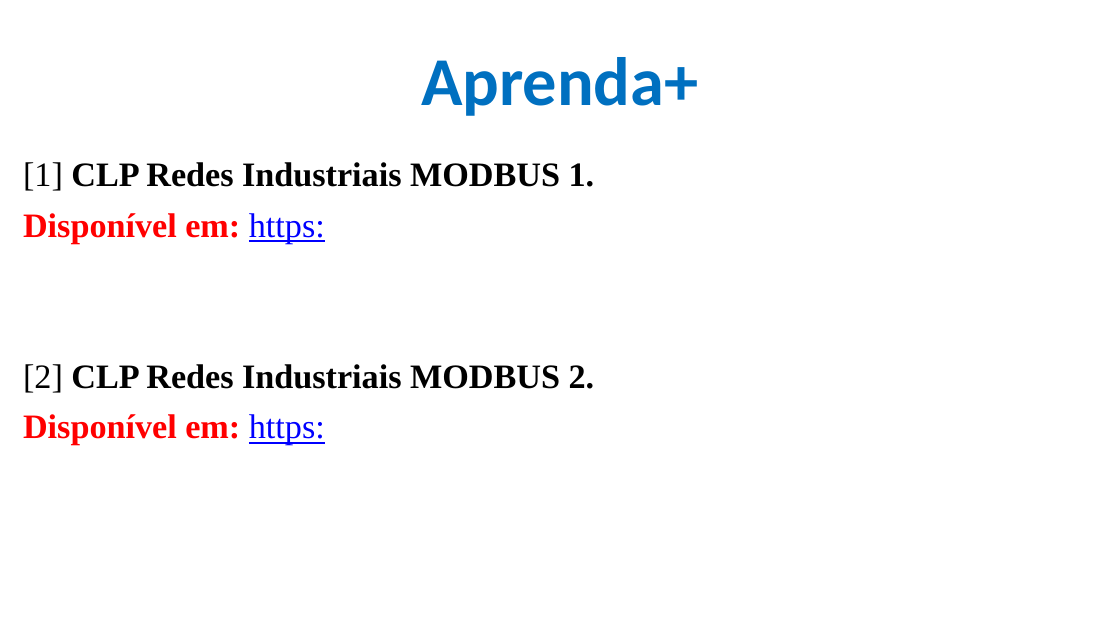
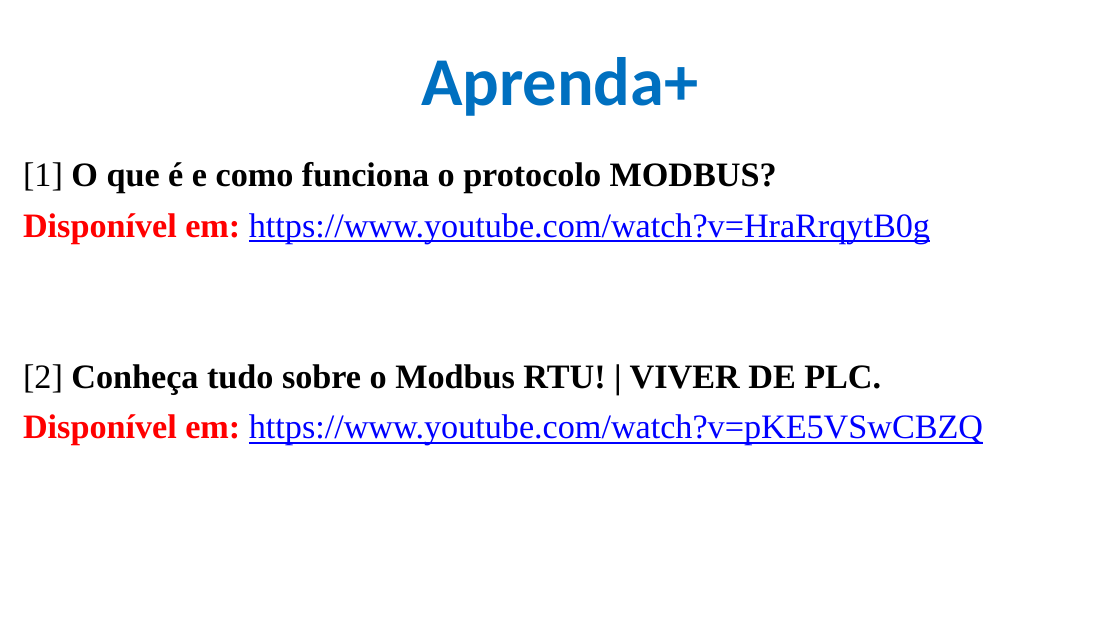
Before and after one commit to CloudEducationBrazil/WydenUniRuyControladoresLogicosProgCLP, a slide deck: slide 29 of 01 Classes/Aula6 - CLP - Redes Industriais MODBUS.pptx. Drawn at 1120x630 pixels with LibreOffice and Linux fonts; fonts in the diff are those of the drawing; background and template pictures are left out. Boxes give left, top, right and bottom in pixels: in the first picture for what was removed or moved away, otherwise in the second. Text is boxed around its words. In the diff, an @@ line names an element or a change of style, - is before the commit and + after.

Commit message:
Disciplina CLP MODBUS - 24Abr2025

```diff
--- a/01 Classes/Aula6 - CLP - Redes Industriais MODBUS.pptx
+++ b/01 Classes/Aula6 - CLP - Redes Industriais MODBUS.pptx
@@ text at (23, 162, 983, 445): text changed; text colour #000000 to #0000FF @@
-[1] CLP Redes Industriais MODBUS 1.
-Disponível em: https:
-[2] CLP Redes Industriais MODBUS 2.
-Disponível em: https:
+[1] O que é e como funciona o protocolo MODBUS?
+Disponível em: https://www.youtube.com/watch?v=HraRrqytB0g
+[2] Conheça tudo sobre o Modbus RTU! | VIVER DE PLC.
+Disponível em: https://www.youtube.com/watch?v=pKE5VSwCBZQ
```
Also in this commit, not shown: 2 other slides changed, 2 slides added.
